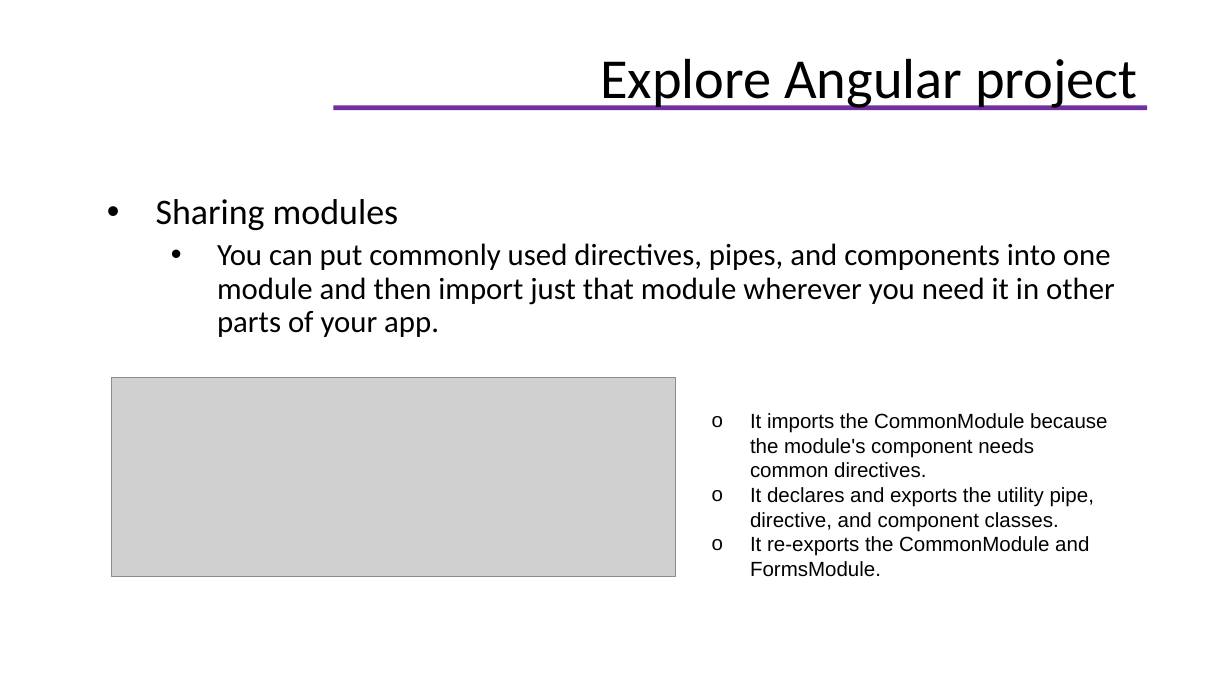
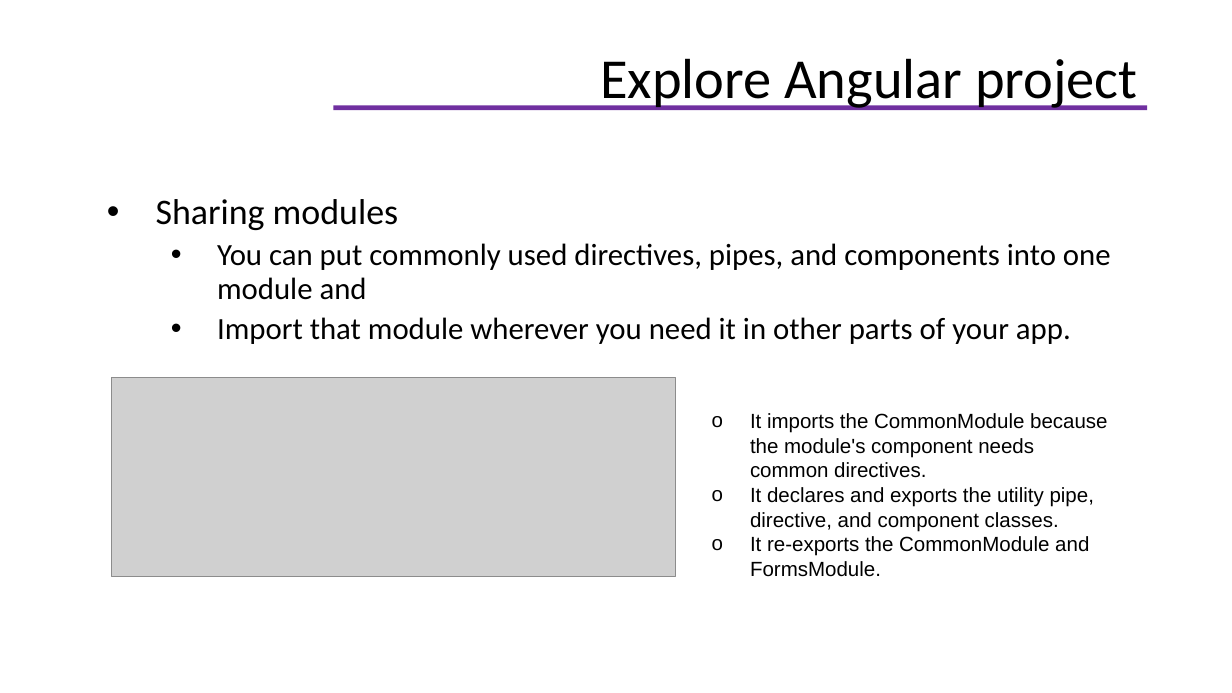
Before and after one commit to helenhash/angular-training, a slide deck: slide 19 of docs/Angular Training.pptx. Drawn at 1232x693 pixels with LibreOffice and Linux fonts; fonts in the diff are those of the drawing; grey boxes stand for pictures; background and template pictures are left out. Boxes give left, top, right and bottom in pixels: in the first picture for what was removed or moved away, otherwise in the second. Text is boxed around its words. In the diff, an @@ line names an element or a change of style, - is before the commit and + after.

```diff
--- a/docs/Angular Training.pptx
+++ b/docs/Angular Training.pptx
@@ text at <box>217,243,1111,344</box>: text changed @@
-  • You can put commonly used directives, pipes, and components into one module and then import just that module wherever you need it in other parts of your app.
+  • You can put commonly used directives, pipes, and components into one module and
+  • Import that module wherever you need it in other parts of your app.
```
Also in this commit, not shown: 8 other slides changed, 6 slides added, 1 other file.
